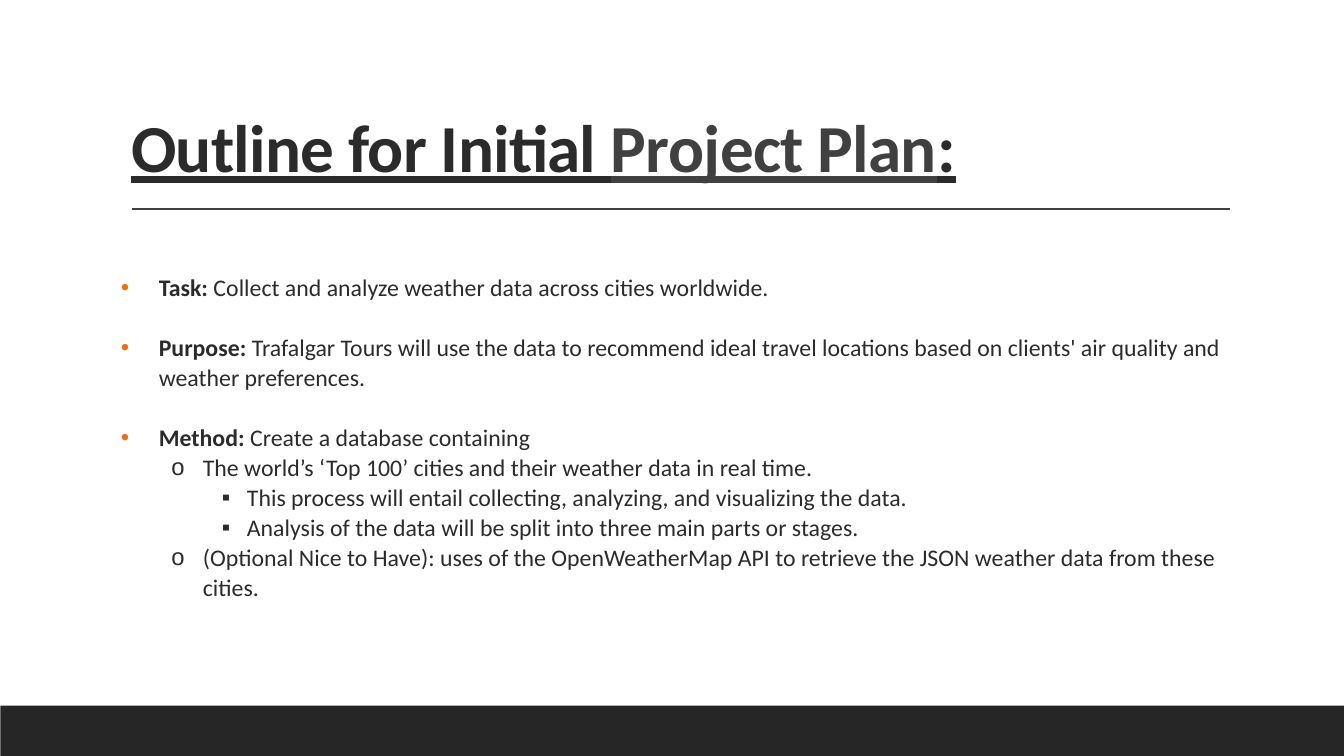
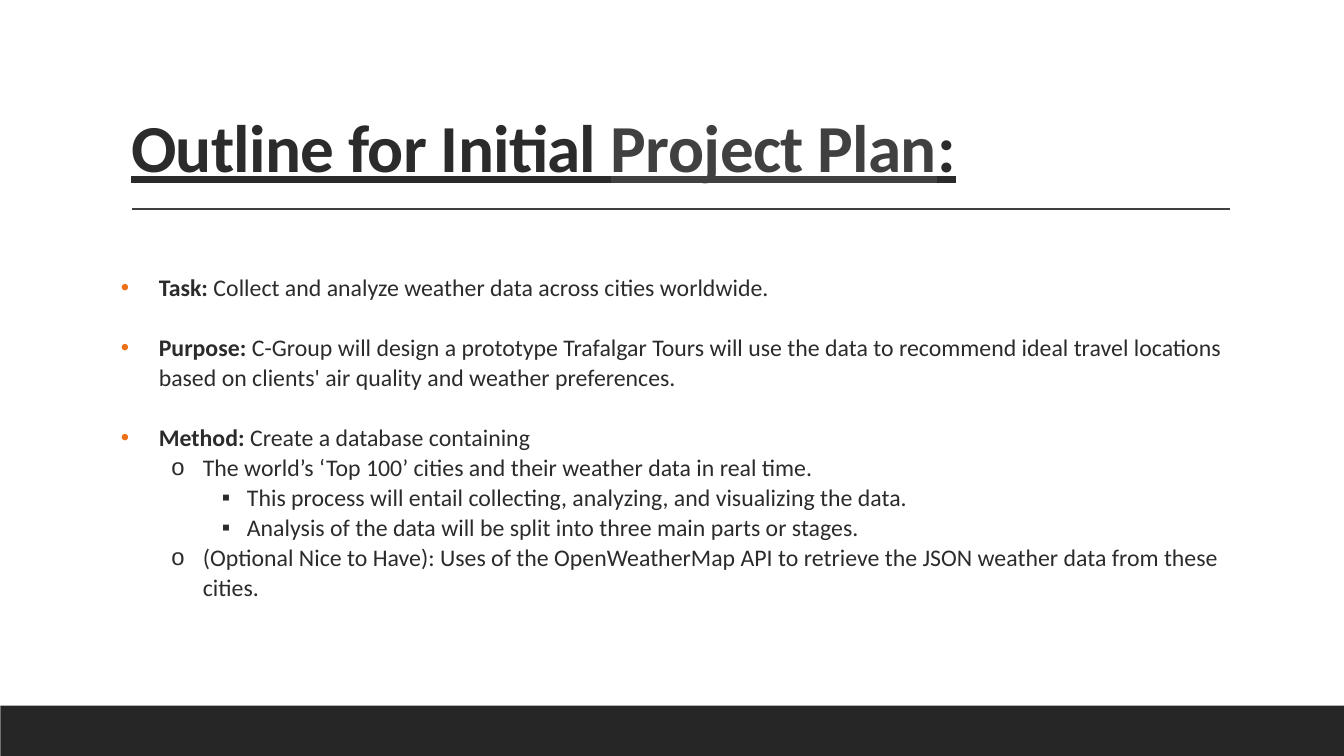
Before and after one commit to LouFoster/Group-C_FinalProject, a slide deck: slide 5 of C-Group v2.pptx (slide 6 before the commit). Drawn at 1344x756 pixels with LibreOffice and Linux fonts; fonts in the diff are those of the drawing. Boxes give left, top, right and bottom in pixels: in the first picture for what was removed or moved away, otherwise in the second. Text is boxed around its words. In the diff, an @@ line names an element or a change of style, - is before the commit and + after.

```diff
--- a/C-Group v2.pptx
+++ b/C-Group v2.pptx
@@ text at [159, 339, 1221, 390]: text changed @@
-• Purpose: Trafalgar Tours will use the data to recommend ideal travel locations based on clients' air quality and weather preferences.
+• Purpose: C-Group will design a prototype Trafalgar Tours will use the data to recommend ideal travel locations based on clients' air quality and weather preferences.
@@ text at [203, 549, 1217, 596]: text changed @@
-  o (Optional Nice to Have): uses of the OpenWeatherMap API to retrieve the JSON weather data from these cities.
+  o (Optional Nice to Have): Uses of the OpenWeatherMap API to retrieve the JSON weather data from these cities.
```
Also in this commit, not shown: 8 other slides changed, 3 slides added, 2 slides removed.
